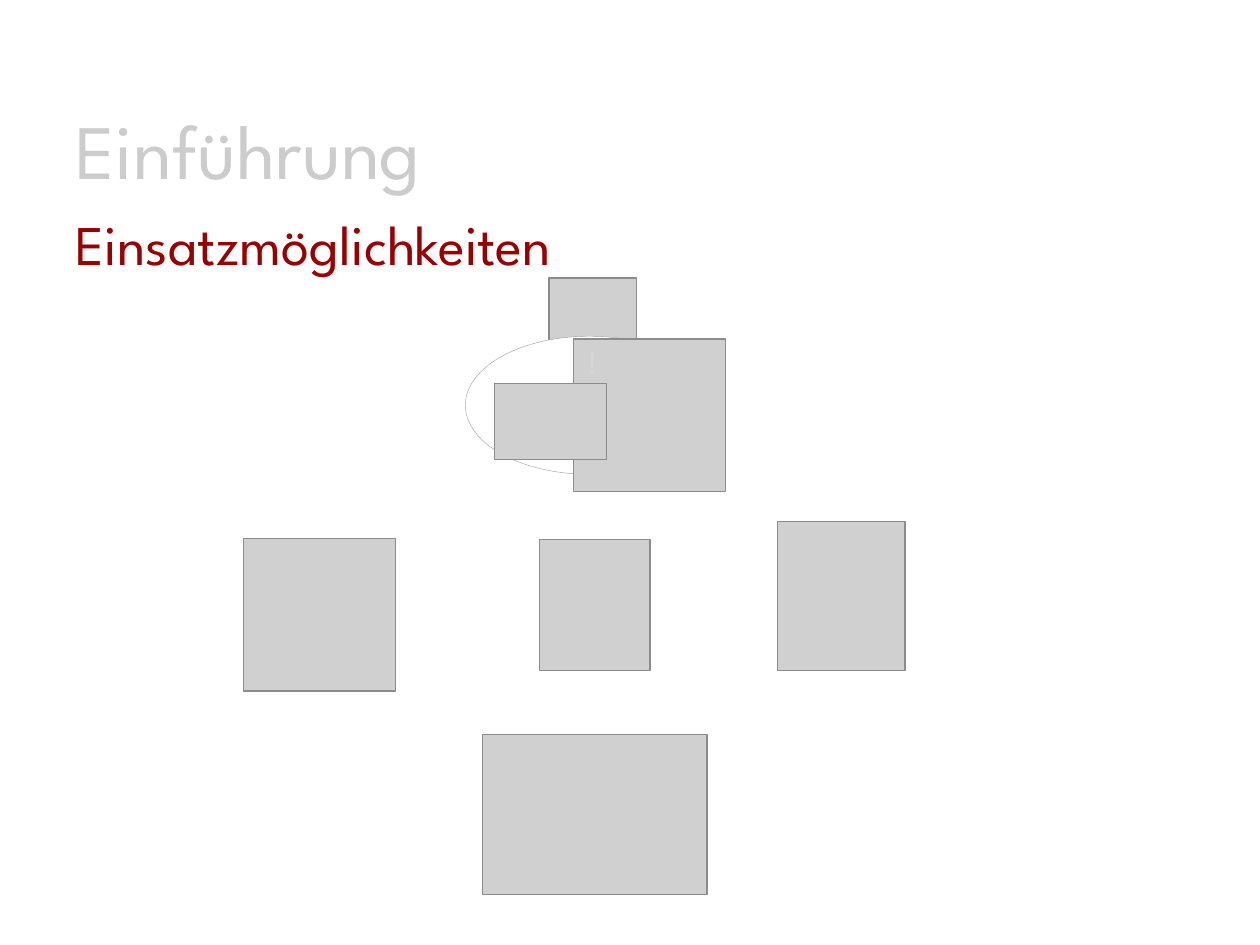
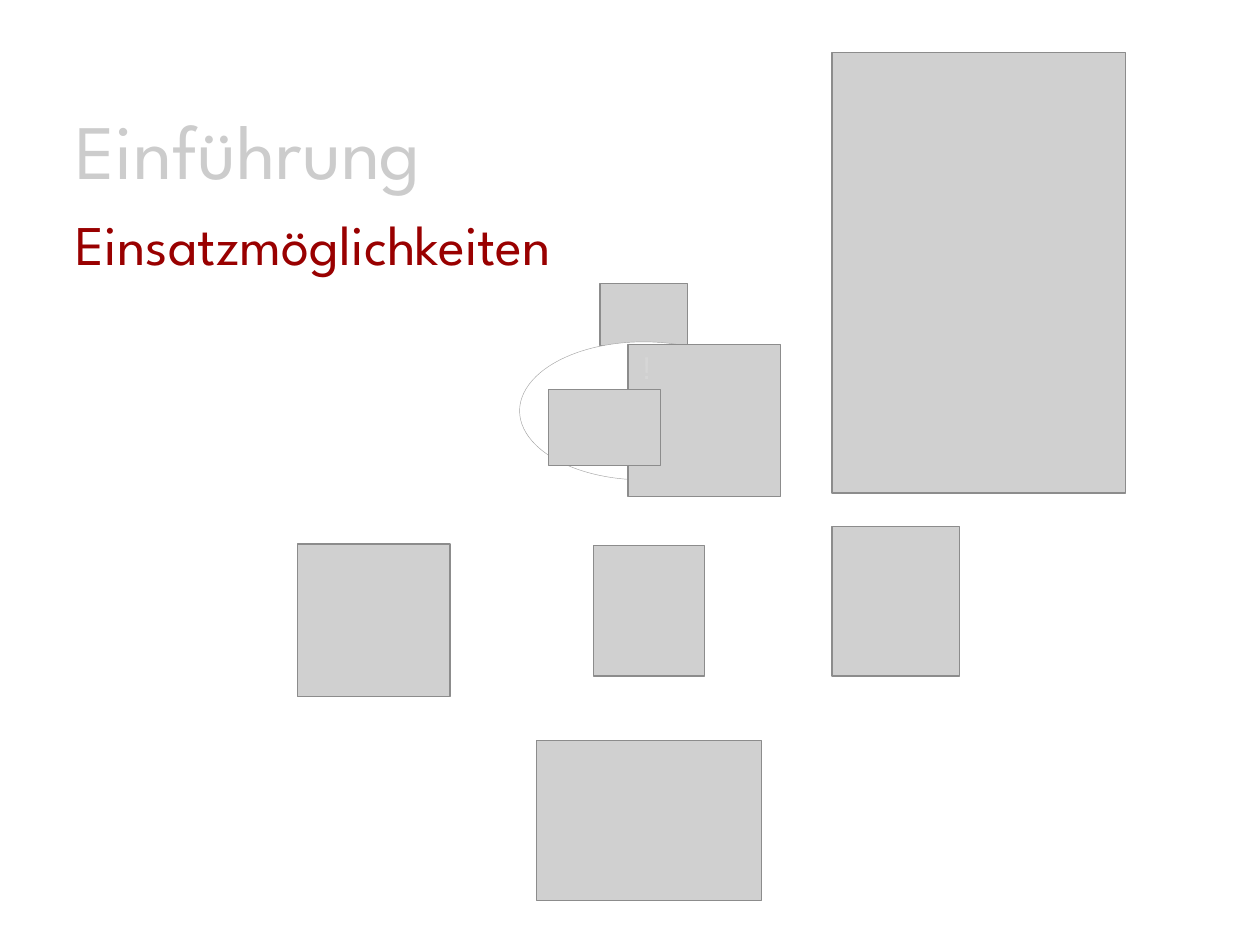
Before and after one commit to Morkunas/jfxusergroup, a slide deck: slide 5 of JavaFX-UserGroup.pptx (slide 6 before the commit). Drawn at 1260x945 pixels with LibreOffice and Linux fonts; fonts in the diff are those of the drawing; grey boxes stand for pictures; background and template pictures are left out. Boxes give left, top, right and bottom in pixels: in the first picture for what was removed or moved away, otherwise in the second. Text is boxed around its words. In the diff, an @@ line names an element or a change of style, - is before the commit and + after.

```diff
--- a/JavaFX-UserGroup.pptx
+++ b/JavaFX-UserGroup.pptx
@@ picture added at <box>832,53,1125,493</box> @@
@@ picture: place and size @@
-picture at <box>549,278,636,341</box>
+picture at <box>600,284,687,346</box>
@@ 6 pictures, 1 text, 1 ellipse: place and size @@
-6 pictures, 1 text, 1 ellipse at <box>243,336,905,895</box>
+6 pictures, 1 text, 1 ellipse at <box>297,341,959,900</box>
```
Also in this commit, not shown: 1 other slide changed, 6 slides added, 2 slides removed.
